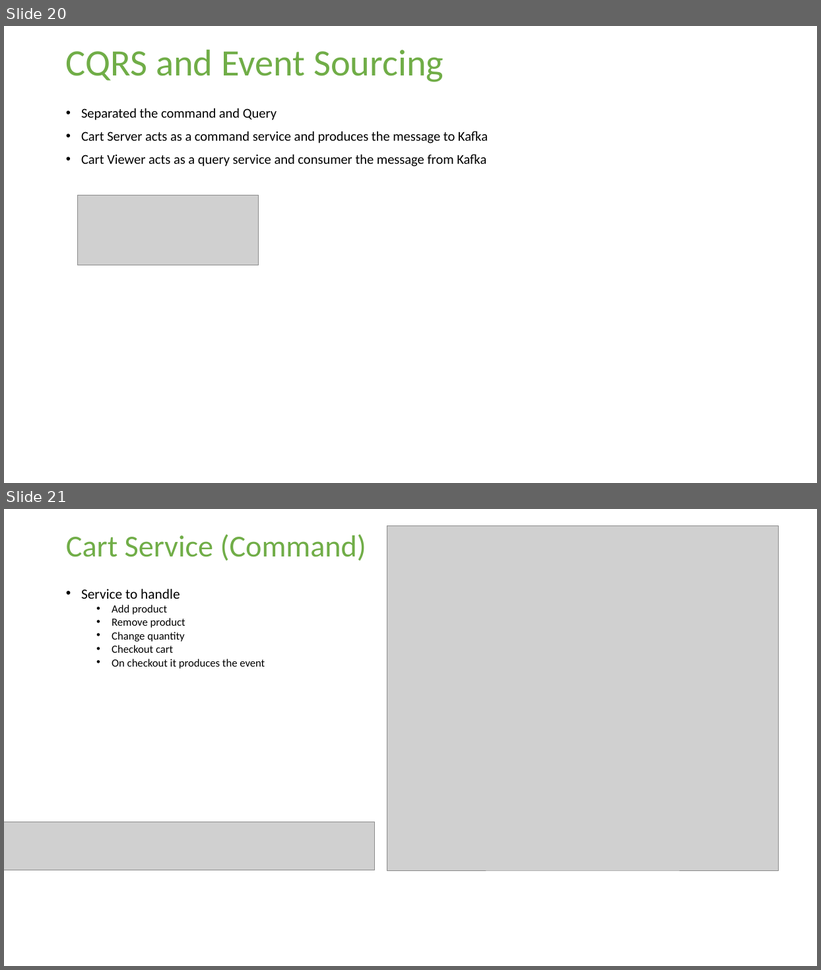
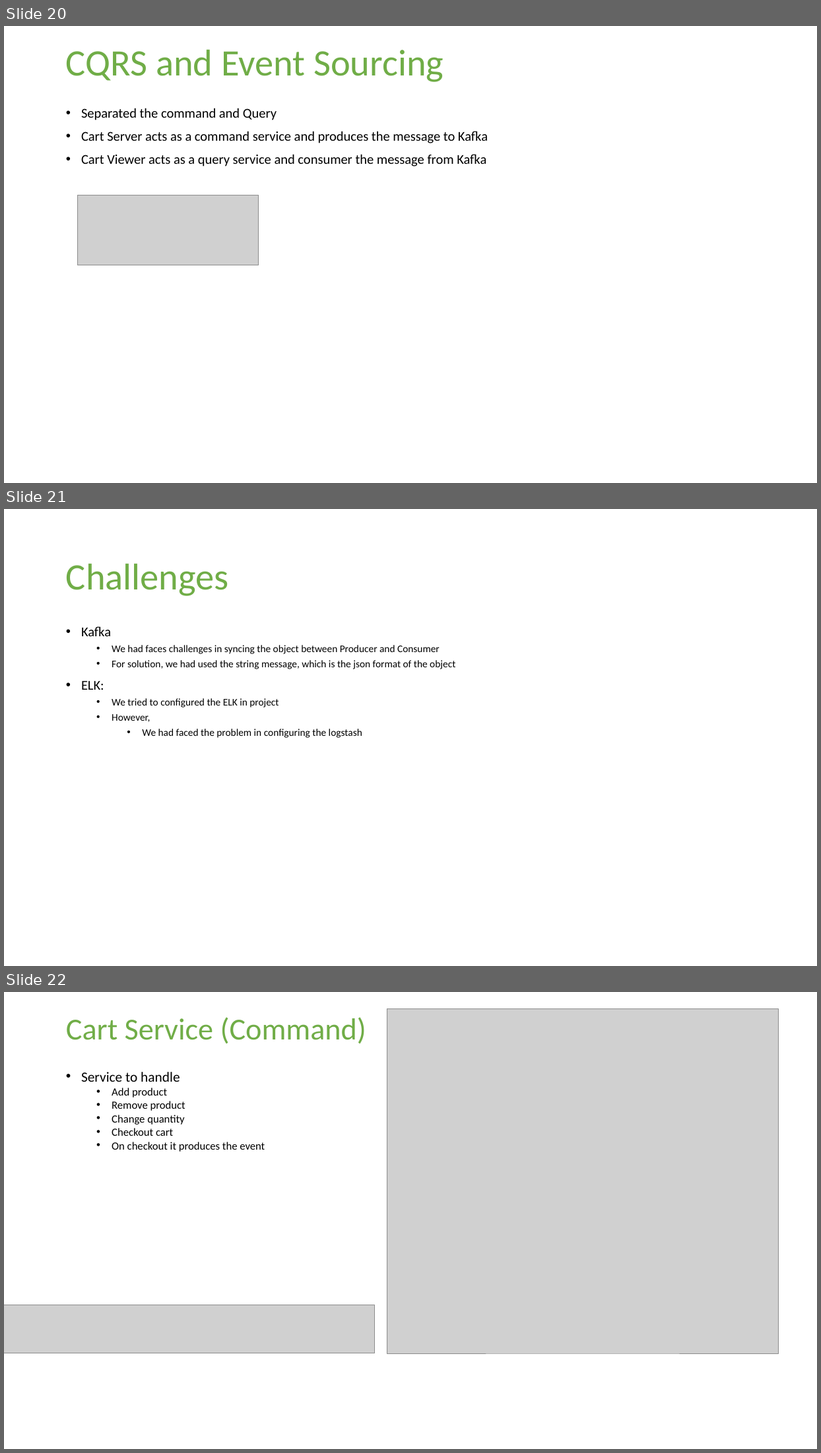
Before and after one commit to Technomax/Swa.WebStore, a slide deck: Documents/WebStore Presentation.pptx. Shown one above the other, each under a label of ours: slides 20 and 21 before the commit, slides 20, 21 and 22 after it. The pictures are 821x970 and 821x1453 pixels, drawn with LibreOffice and Linux fonts; fonts in the diff are those of the drawing; grey boxes stand for pictures; background and template pictures are left out. Boxes give left, top, right and bottom in pixels: in the first picture for what was removed or moved away, otherwise in the second. Text is boxed around its words. In the diff, an @@ line names an element or a change of style, - is before the commit and + after.

```diff
--- a/Documents/WebStore Presentation.pptx
+++ b/Documents/WebStore Presentation.pptx
@@ slide 21 added at [4, 509, 817, 966], background picture (left out) @@
@@ title added at [66, 564, 229, 596], 44 pt, text #70AD47 @@
+Challenges
@@ text added at [81, 626, 455, 738], 12 pt, text #000000 @@
+• Kafka
+  • We had faces challenges in syncing the object between Producer and Consumer
+  • For solution, we had used the string message, which is the json format of the object
+• ELK:
+  • We tried to configured the ELK in project
+  • However,
+    • We had faced the problem in configuring the logstash
@@ what was slide 21 is now slide 22 @@
```
Also in this commit, not shown: 3 slides changed, 1 other slide added, 10 other files.
